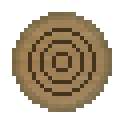
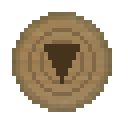
Revision of a layered 128 × 128 image; what changed, layer by layer:
added layer "Layer 2" above "Layer 1" over [44, 44, 80, 84]
painted on "Layer 1" over [28, 28, 96, 96]
